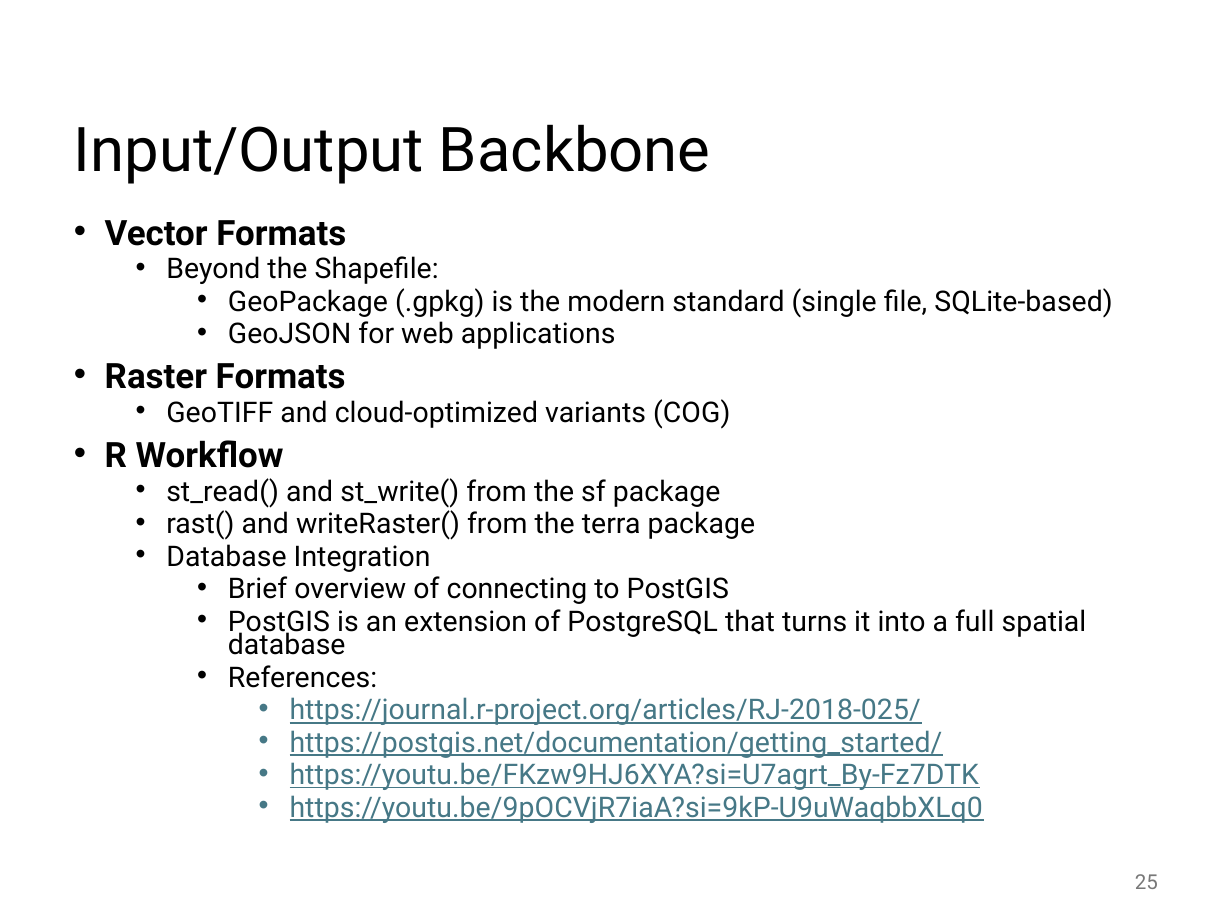
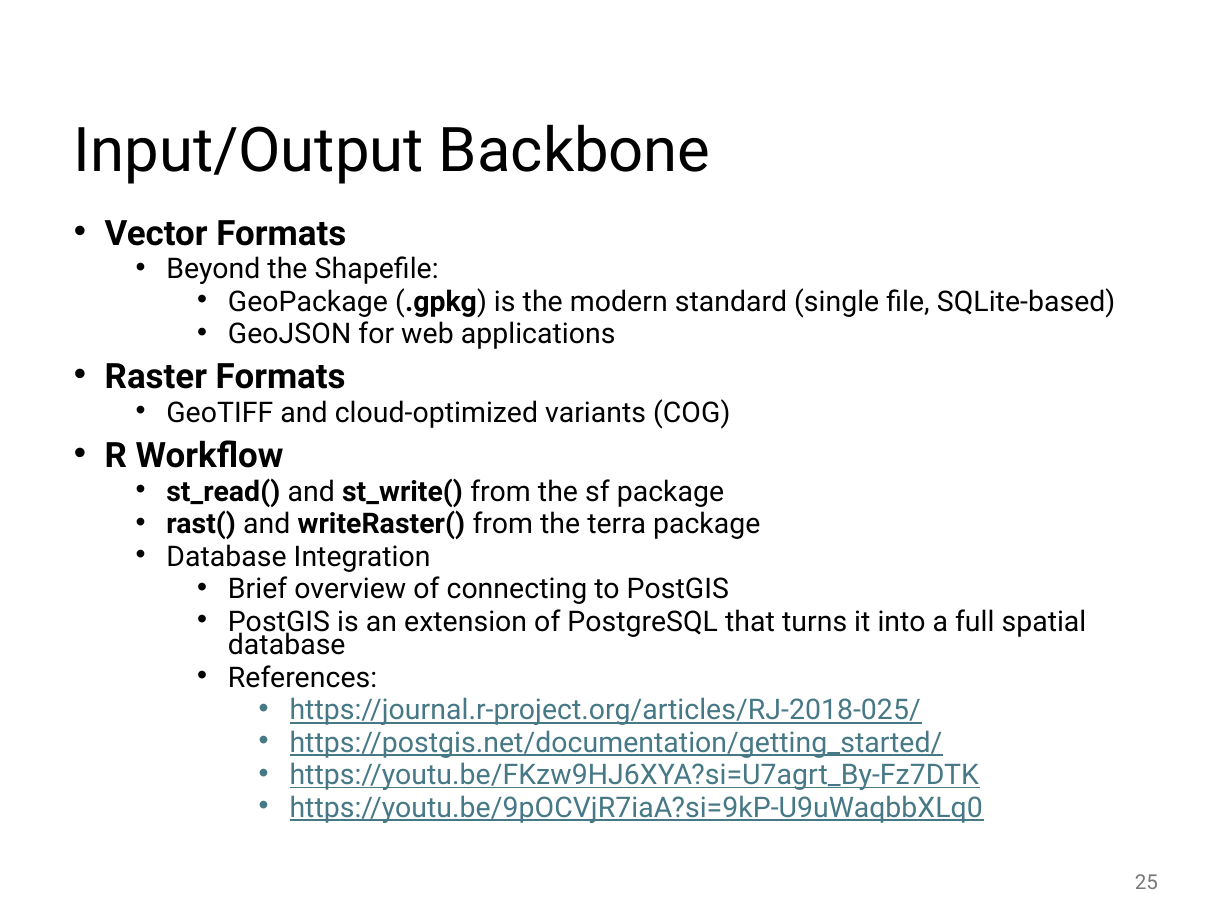
Before and after one commit to abuabara/abuabara.github.io, a slide deck: slide 25 of DAEN489S26/week10_slides.pptx. Drawn at 1232x924 pixels with LibreOffice and Linux fonts; fonts in the diff are those of the drawing. Boxes give left, top, right and bottom in pixels: in the first picture for what was removed or moved away, otherwise in the second. Text is boxed around its words. In the diff, an @@ line names an element or a change of style, - is before the commit and + after.

```diff
--- a/DAEN489S26/week10_slides.pptx
+++ b/DAEN489S26/week10_slides.pptx
@@ text at (166,288,1115,539): bold on in "(.gpkg)", "st_read() st_write()", "rast() writeRaster()" @@
```
Also in this commit, not shown: 1 other slide changed, 3 slides added, 1 other file.
